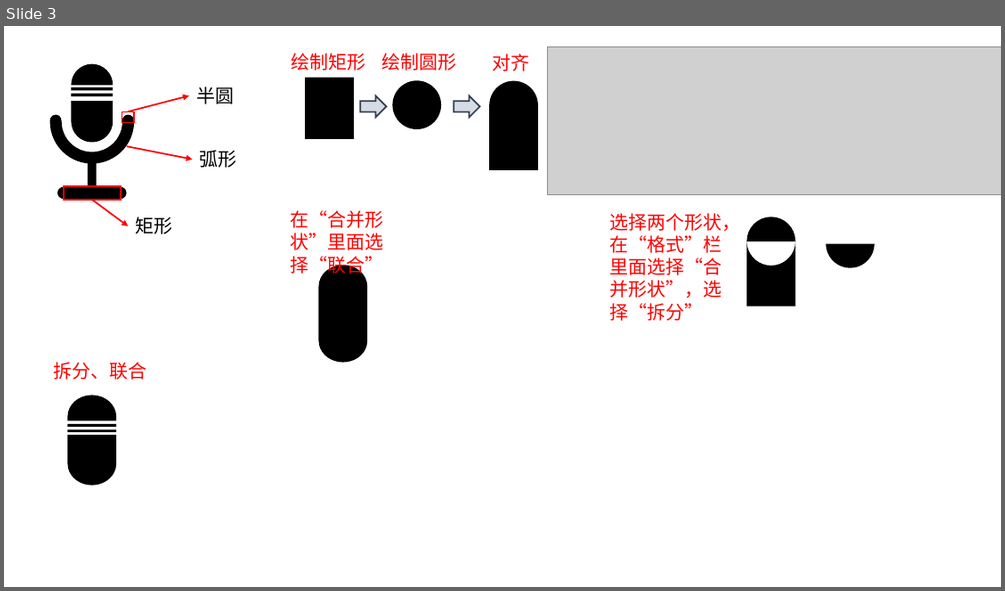
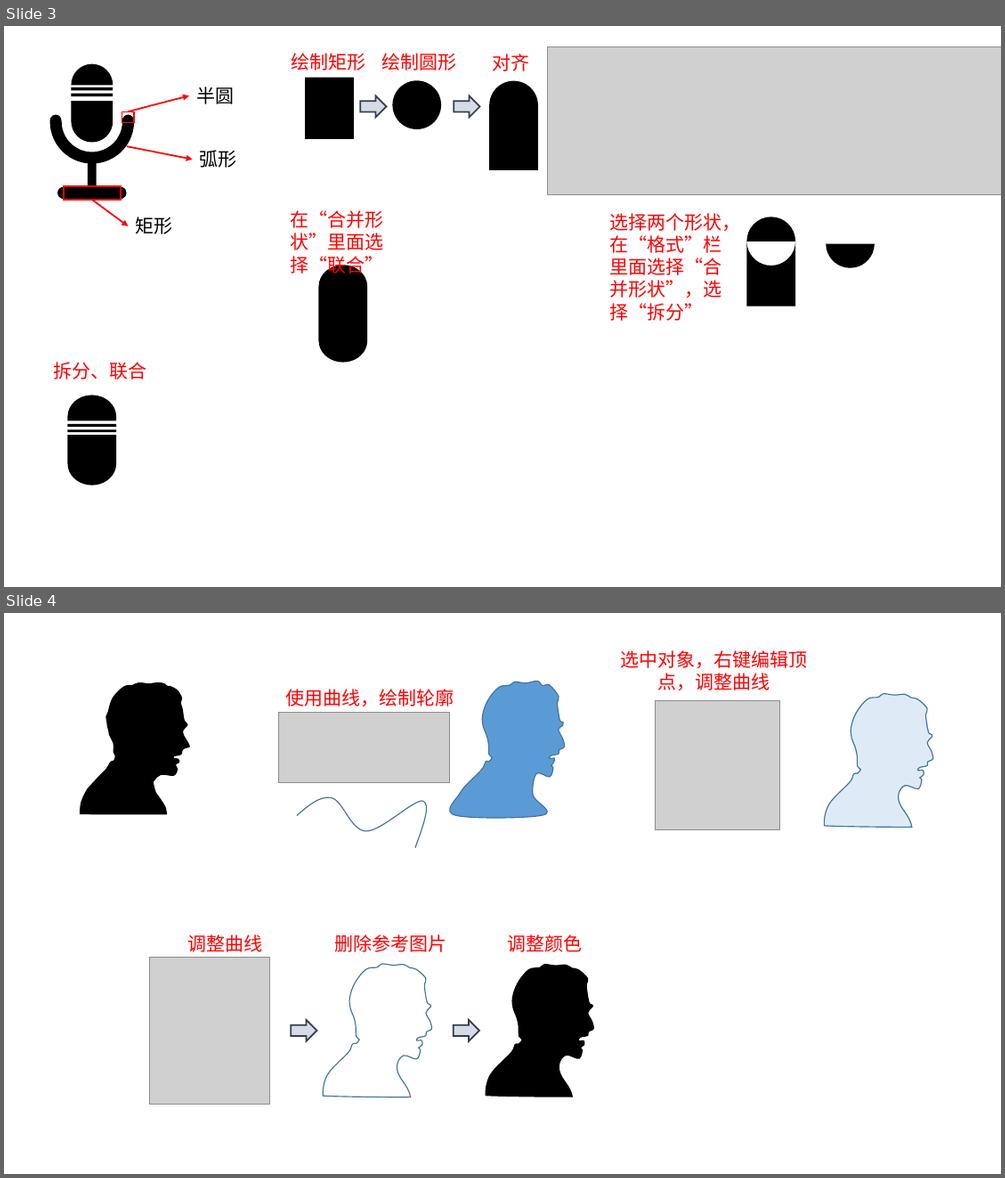
Before and after one commit to ICEORY/iceory.gitbook.io, a slide deck: notes/fig/figure.pptx. Shown one above the other, each under a label of ours: slide 3 before the commit, slides 3 and 4 after it. The pictures are 1005x591 and 1005x1178 pixels, drawn with LibreOffice and Linux fonts; fonts in the diff are those of the drawing; grey boxes stand for pictures. Boxes give left, top, right and bottom in pixels: in the first picture for what was removed or moved away, otherwise in the second. Text is boxed around its words. In the diff, an @@ line names an element or a change of style, - is before the commit and + after.

```diff
--- a/notes/fig/figure.pptx
+++ b/notes/fig/figure.pptx
@@ slide 4 added at <box>4,613,1001,1174</box>, background #FFFFFF @@
@@ text added at <box>620,650,807,690</box>, 18 pt, text #FF0000 @@
+选中对象，右键编辑顶点，调整曲线
@@ freeform shape added at <box>80,682,189,815</box>, fill #000000 @@
@@ text added at <box>286,689,454,706</box>, 18 pt, text #FF0000 @@
+使用曲线，绘制轮廓
@@ freeform shape added at <box>450,681,565,818</box>, fill #5B9BD5, outline #43739E 1 pt @@
@@ freeform shape added at <box>455,682,566,815</box>, fill #DEEBF7 @@
@@ picture added at <box>278,713,449,782</box> @@
@@ picture added at <box>655,700,779,830</box> @@
@@ freeform shape added at <box>825,695,934,827</box>, fill #DEEBF7 @@
@@ freeform shape added at <box>825,694,933,827</box>, outline #43739E 1 pt @@
@@ freeform shape added at <box>297,798,427,848</box>, outline #43739E 1 pt @@
@@ picture added at <box>150,957,269,1103</box> @@
@@ text added at <box>188,934,263,952</box>, 18 pt, text #FF0000 @@
+调整曲线
@@ text added at <box>335,934,447,952</box>, 18 pt, text #FF0000 @@
+删除参考图片
@@ text added at <box>507,934,582,952</box>, 18 pt, text #FF0000 @@
+调整颜色
@@ freeform shape added at <box>323,964,432,1097</box>, outline #43739E 1 pt @@
@@ freeform shape added at <box>485,964,595,1097</box>, fill #000000 @@
@@ right arrow added at <box>291,1020,317,1041</box>, fill #D6DCE5, outline #333F50 1.5 pt @@
@@ right arrow added at <box>453,1020,479,1041</box>, fill #D6DCE5, outline #333F50 1.5 pt @@
```
Also in this commit, not shown: 3 other slides added, 1 slide removed, 26 other files.
